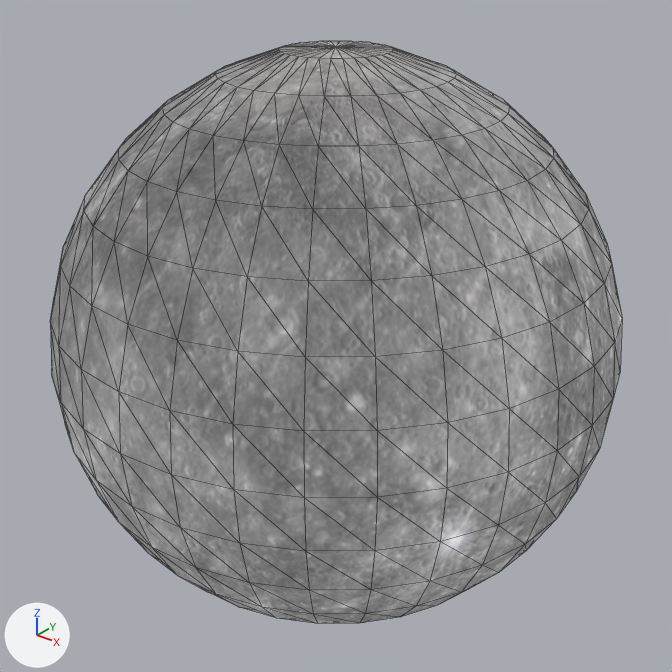
Two versions of the glTF model CSS/multimedia/mercurio.glb, one commit apart.
Camera for both pictures: a 50 mm camera at (1.805, -2.255, 1.398) aimed at (0.0, 0.0, 0.0). Lighting does not change. The marker at lower left points along +X, +Y and +Z. Mesh edges are drawn as thin lines. Vertices at the same position are counted once.

In view in the first picture: 'Esfera'.
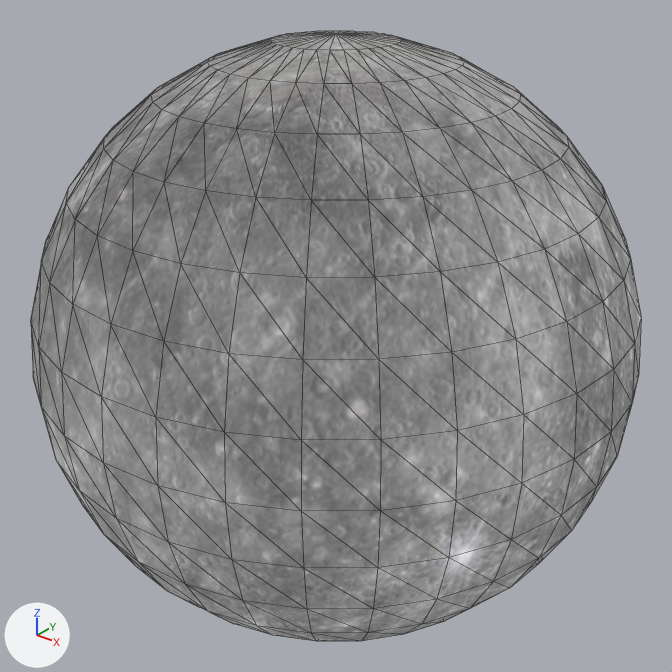
Location of each change, [x1, y1, x2, y2] in pixels of the pictures (672 x 672 px):
'Esfera', reshaped, rescaled (7% wider)
    before: [50, 41, 622, 624]
    after: [31, 31, 641, 641]

The edits, one by one:
me_esfera is used by ob_esfera; location (0.0, 0.0, 0.0); scale (1.06, 1.06, 1.06).
me_esfera had 482 vertices, 960 faces and spanned x -0.89..0.89, y -0.89..0.89, z -0.91..0.91.
me_esfera now has 482 vertices, 960 faces and spans x -1.0..1.0, y -1.0..1.0, z -1.0..1.0.
me_esfera part 1: 482 of 482 vertices moved; they spanned x -0.89..0.89, y -0.89..0.89, z -0.91..0.91 and now span x -1.0..1.0, y -1.0..1.0, z -1.0..1.0; mean shift (0.0, 0.0, 0.0); largest move (0.82, -0.34, 0.0) -> (0.92, -0.38, 0.0).
Object 'Esfera' (ob_esfera) is rescaled from (1.06, 1.06, 1.06) to (1.0, 1.0, 1.0).
